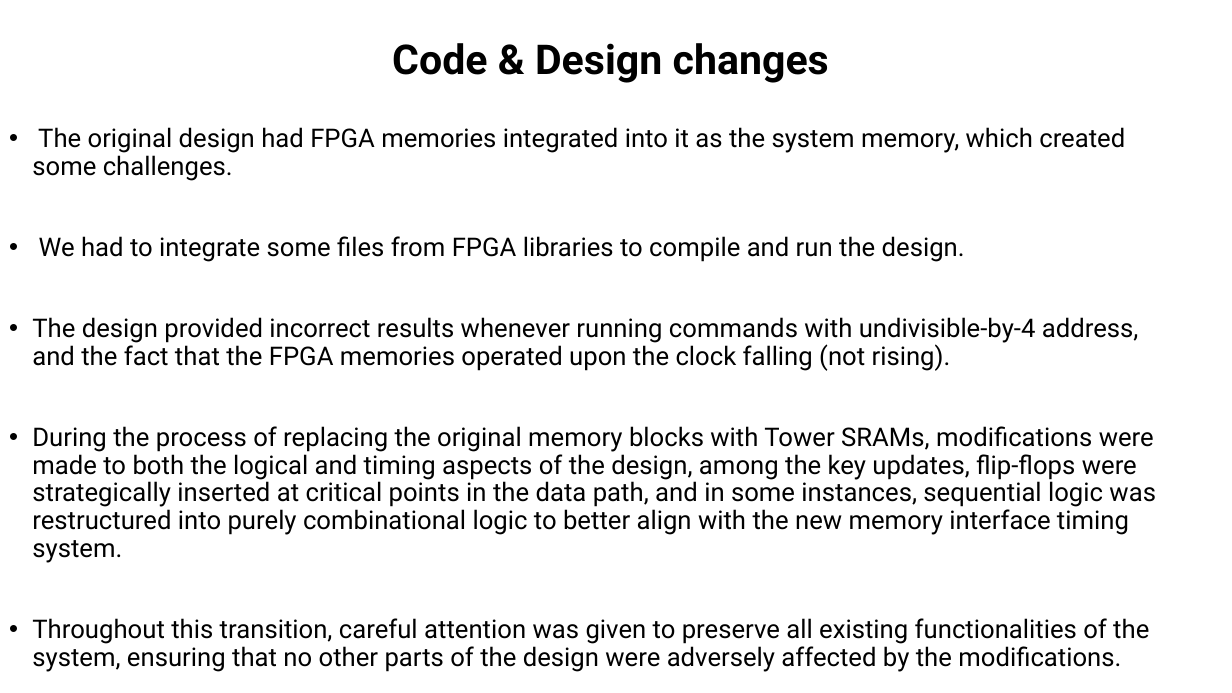
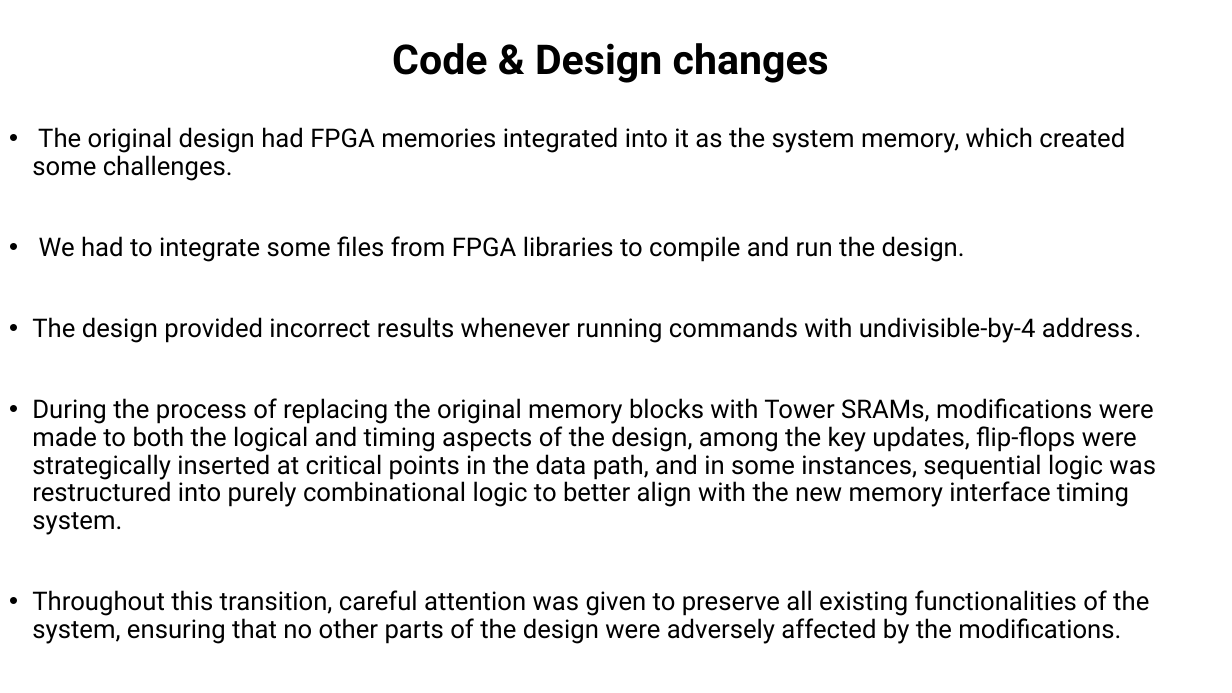
Before and after one commit to muhammad0bi/044169_project_B, a slide deck: slide 8 of Presintaions and Reports/Final presentaion VLSI project 7880.pptx. Drawn at 1232x693 pixels with LibreOffice and Linux fonts; fonts in the diff are those of the drawing. Boxes give left, top, right and bottom in pixels: in the first picture for what was removed or moved away, otherwise in the second. Text is boxed around its words. In the diff, an @@ line names an element or a change of style, - is before the commit and + after.

```diff
--- a/Presintaions and Reports/Final presentaion VLSI project 7880.pptx
+++ b/Presintaions and Reports/Final presentaion VLSI project 7880.pptx
@@ text at <box>32,317,1142,343</box>: text changed @@
-• The design provided incorrect results whenever running commands with undivisible-by-4 address, and the fact that the FPGA memories operated upon the clock falling (not rising).
+• The design provided incorrect results whenever running commands with undivisible-by-4 address.
```
Also in this commit, not shown: 4 other slides changed, 2 other files.
